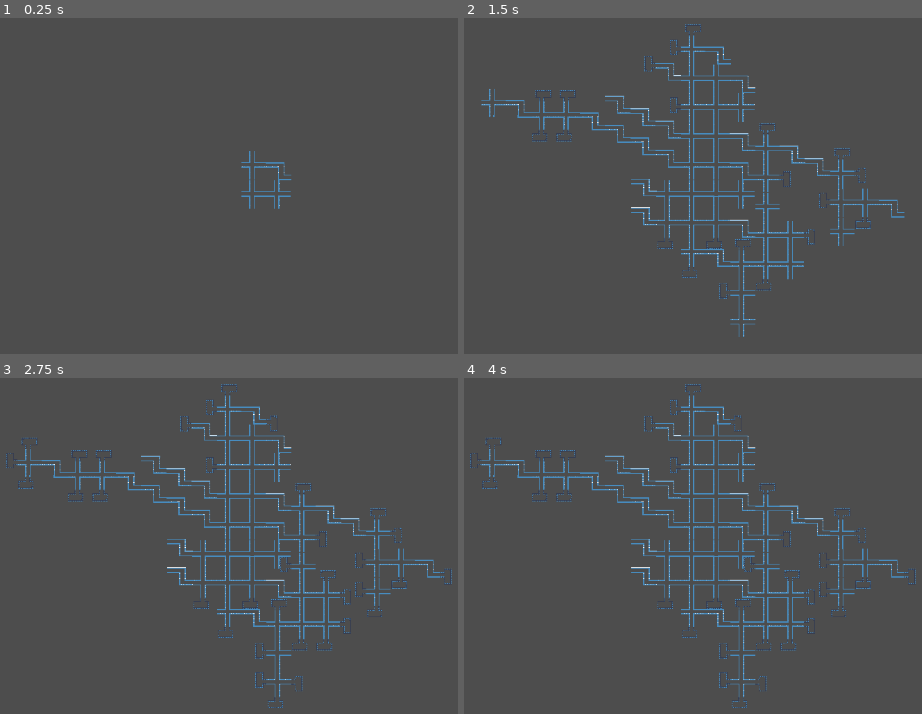
Above: before the commit, frames 1-4 (two rows, left to right).
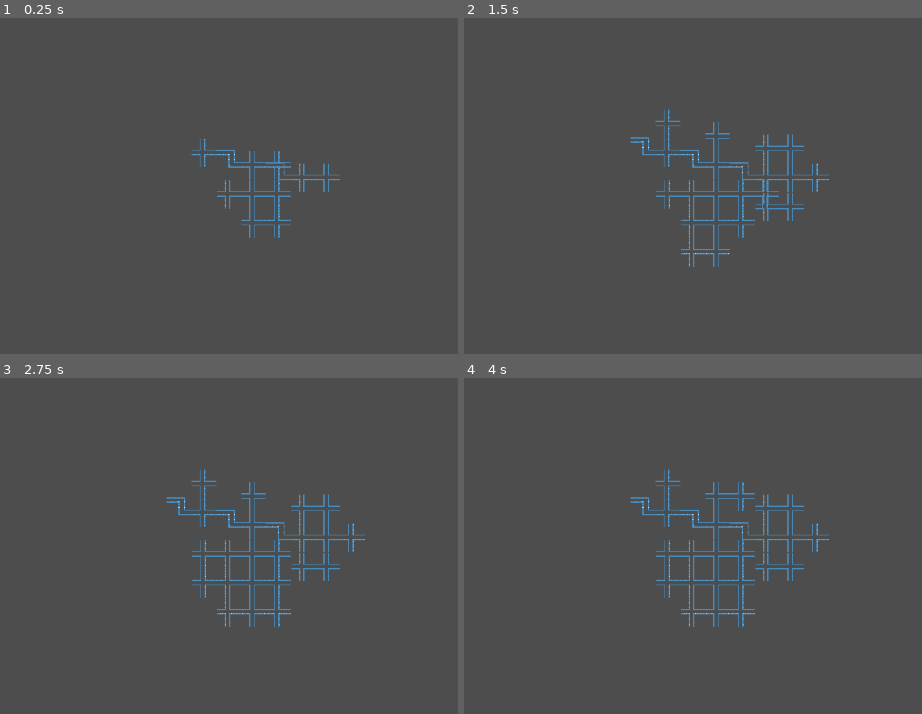
Above: after the commit, the same moments.

Repository: Ediblethumb2/CodZombiesRougelikeCASEPrototypeAssignment
Game: Godot game, scene res://map.tscn
The game is run twice, just before and just after one commit, with the same random seed, the same clock (stepped at 60 frames per second) and the same inputs. This scene is started directly instead of the project's main scene. The engine's default icon, where the game draws it, is replaced by a stand-in: a white triangle on a blue panel in a dark square.
Inputs (mouse positions are in pixels of both pictures, inside the frame that each line leads up to):
- Up to frame 1 (0.25 s): no input
- Up to frame 2 (1.5 s): move the mouse to (894, 172) at 0.52 s; hold A (A) 0.53-1.28 s; click (894, 172) at 0.67 s; tap D (D) at 0.8, 1.35 s; move the mouse to (555, 219) at 1.27 s; click (555, 219) at 1.42 s
- Up to frame 3 (2.75 s): tap S (S) at 1.55 s; tap Enter at 2 s; move the mouse to (334, 455) at 2.02 s; hold S (S) from 2.03 s (still down); click (334, 455) at 2.17 s; tap W (W) at 2.3 s
- Up to frame 4 (4 s): tap Space at 2.75 s; move the mouse to (674, 646) at 2.77 s; release S (S) at 2.78 s; tap W (W) at 2.85 s; click (674, 646) at 2.92 s; tap A (A) at 3.05 s; tap Enter at 3.5 s; move the mouse to (outside the picture) at 3.52 s; hold A (A) from 3.53 s (still down); click (outside the picture) at 3.67 s; tap D (D) at 3.8 s

The runs differ from the first frame. In frame 1, 0.6% of the frame differs, in the area x 41-75%, y 35-66%; in frame 2, 4.1%; in frame 3, 4.3%; in frame 4, 4.3%, in the area x 1-99%, y 1-99%.

Commit message:
Bug fixing
Alot of things have been changed in the procedural dungeon generation code, I have found out a multitude of bugs and performance issues in the code, I have been fixing them and employing new ways to fix them.

Diff:
--- a/cod-zombies/GeneratingHallway.gd
+++ b/cod-zombies/GeneratingHallway.gd
@@ -9,6 +9,7 @@
 var hallways = [hallway3,hallway4]
 var DeadEnds = [Wall,DeadEnd]
 var Successful  = 0
+var genrunning = false
 var opposite := {
 		"ConnR": "ConnL",
 		"ConnL": "ConnR",
@@ -16,10 +17,10 @@
 		"ConnD": "ConnU",
 }
 @onready var _timer = Timer.new()
-
-
-func _spawn_hallway_at_marker(scene: PackedScene, marker: Marker2D, _existing_piece: Node) -> void:
-
+@onready var Timer2 = Timer.new()
+var markerrunning = false
+var Hallwaydupe = hallways.duplicate()
+func _spawn_hallway_at_marker(scene,  marker: Marker2D) -> bool:
 
 	var obj := scene.instantiate() as Node2D
 
@@ -40,12 +41,12 @@
 	}
 
 	if not opposite.has(marker.name):
-		push_error("Marker must be named ConnR/ConnL/fConnU/ConnD"); obj.queue_free(); return
+		push_error("Marker must be named ConnR/ConnL/fConnU/ConnD"); obj.queue_free(); return false
 
 	var new_conn := obj.find_child(opposite[marker.name]) as Node2D
 	if new_conn == null:
 		#FillMap()
-		return
+		return false
 		#push_error("New hallway missing %s" % opposite[marker.name]); obj.queue_free();
 	add_child(obj)
 
@@ -57,8 +58,7 @@
 
 	var T_marker := Transform2D(marker.global_rotation, marker.global_position)
 	var T_conn   := Transform2D(new_conn.rotation, new_conn.position)
-	new_conn.set_meta("Occupied",true)
-	marker.set_meta("Occupied",true)
+
 	var R_180    := Transform2D(PI, Vector2.ZERO)  # make connectors face away (butt-join)
 
 	# 3) Place: obj * new_conn_local = marker * 180°
@@ -71,17 +71,29 @@
 	obj.global_position = obj.global_position.round()
 
 	await get_tree().physics_frame
-	await get_tree().physics_frame
-
-
-	var result = obj.find_child("Sprite2D").find_child("Area2D").get_overlapping_areas()
-
-
-	if result.size() > 0:
+
+
+
+
+
+
+
+
+	if  obj.find_child("Sprite2D").find_child("Area2D").has_overlapping_areas():
+		#new_conn.set_meta("Occupied",false)
+		#if is_instance_valid(marker) and !marker.is_queued_for_deletion():
+			#marker.set_meta("Occupied",false)
 		obj.queue_free()
+		return false
+
+
 	else:
 		Successful +=1
-	_timer.paused = false
+		new_conn.set_meta("Occupied",true)
+		if is_instance_valid(marker):
+			marker.set_meta("Occupied",true)
+		return true
+
 
 
 
@@ -93,24 +105,18 @@
 		get_all_children(child,arr)
 	return arr
 func FillMap():
-	_timer.paused = false
-	if Successful < 50:
-		var Vectors := {
-			"ConnR": Vector2(1000,0),
-			"ConnL": Vector2(-1000,0),
-			"ConnU": Vector2(0,-1000),
-			"ConnD": Vector2(0,1000),
-		}
+
 
 		var canfill = false
 
 		for Hallway in get_children():
+
 
 			if Hallway.get_class() == "Node2D":
 				canfill = true
 
 			else:
-				canfill = false
+				continue
 			if canfill == true:
 
 				var marker =Hallway.find_child("Sprite2D").find_child("Control").get_children().pick_random()
@@ -118,23 +124,28 @@
 				if marker.get_meta("Occupied") == false:
 
 
-					var hallway = hallways.pick_random()
-
-					_spawn_hallway_at_marker(hallway,marker,marker.get_parent())
-
-					for markerr in marker.get_parent().get_children():
-						pass
-	else:
-		print(Successful)
-		var children = get_children()
-		for Hallway in  range(children.size()):
-
-			if is_instance_valid(children[Hallway]) && children[Hallway].get_class() == "Node2D":
-				_timer.stop()
-				var markerrr = children[Hallway].find_child("Sprite2D").find_child("Control").get_children()
-				for mark in markerrr:
-					if mark.get_meta("Occupied") == false:
-						var obj :=DeadEnd.instantiate() as Node2D
+
+					Hallwaydupe = hallways.duplicate()
+
+
+					var scene = Hallwaydupe.pick_random()
+					var placed = await _spawn_hallway_at_marker(scene,marker)
+
+					if placed == false:
+						print(Hallwaydupe)
+						Hallwaydupe.remove_at(Hallwaydupe.find(scene))
+						print(Hallwaydupe)
+
+						#while !Hallwaydupe.is_empty():
+							#scene = Hallwaydupe.pick_random()
+
+							#placed  =  await _spawn_hallway_at_marker(scene,marker)
+							#if placed:
+
+
+					break
+
+
 
 
 
@@ -145,99 +156,84 @@
 
 
 
-	#print(get_all_children(self))
-						var Vectors := {
-							"ConnR": Vector2(1000,0),
-							"ConnL": Vector2(-1000,0),
-							"ConnU": Vector2(0,-1000),
-							"ConnD": Vector2(0,1000),
-						}
-
-
-
-						var new_conn := obj.find_child("ConnU") as Node2D
-						if new_conn == null:
-							#FillMap()
-							return
-							#push_error("New hallway missing %s" % opposite[marker.name]); obj.queue_free();
-						add_child(obj)
-
-
-							#marker.set_meta("Occupied",true)
-
-							#return
-
-						var T_marker := Transform2D(mark.global_rotation, mark.global_position)
-						var T_conn   := Transform2D(new_conn.rotation, new_conn.position)
-						var R_180    := Transform2D(PI, Vector2.ZERO)  # make connectors face away (butt-join)
-
-						# 3) Place: obj * new_conn_local = marker * 180°
-						var T := T_marker * R_180 * T_conn.affine_inverse()
-
-						# 4) Apply pos/rot only (keep scale)
-						obj.find_child("Sprite2D").global_position = T.origin
-						obj.find_child("Sprite2D").global_rotation = T.get_rotation()
-						obj.scale = Vector2.ONE
-						await get_tree().physics_frame
-
-						var result = obj.find_child("Sprite2D").find_child("Area2D").get_overlapping_areas()
-
-
-
-						if result.size() > 0:
-							obj.queue_free()
-							print("HITTTING")
-							var obj2 := Wall.instantiate() as Node2D
-
-
-
-
-
-
-	# 1) Map marker name -> opposite connector on the NEW piece
-
-
-
-
-
-							var new_conn2 := obj2.find_child("ConnU") as Node2D
-							if new_conn2 == null:
-								#FillMap()
-								return
-								#push_error("New hallway missing %s" % opposite[marker.name]); obj.queue_free();
-							add_child(obj2)
-
-
-								#marker.set_meta("Occupied",true)
-
-								#return
-
-							var T_marker2 := Transform2D(mark.global_rotation, mark.global_position)
-							var T_conn2   := Transform2D(new_conn2.rotation, new_conn.position)
-							var R_1802    := Transform2D(PI, Vector2.ZERO)  # make connectors face away (butt-join)
-
-							# 3) Place: obj * new_conn_local = marker * 180°
-							var T2 := T_marker * R_180 * T_conn2.affine_inverse()
-
-							# 4) Apply pos/rot only (keep scale)
-							obj.find_child("Sprite2D").global_position = T.origin
-							obj.find_child("Sprite2D").global_rotation = T.get_rotation()
-							obj.scale = Vector2.ONE
+
+
+
+
 
 
 # Called when the node enters the scene tree for the first time.
+func genloop():
+	if genrunning == true:
+		return
+	genrunning = true
+	await rungeneration()
+	genrunning = false
 func _ready() -> void:
-
+	call_deferred("genloop")
 	_timer.autostart = true
 	_timer.one_shot = false
-	_timer.wait_time = 0.05
+	#_timer.wait_time = get_tree().physics_frame
 	_timer.timeout.connect(Callable(self, "_on_timer_timeout"))
-	add_child(_timer)
-	_timer.start()
+	#add_child(_timer)
+	#_timer.start()
+
+
 func _on_timer_timeout() -> void:
-	FillMap()
+	pass
+
+func rungeneration():
+	while Successful < 50:
+		if markerrunning == false:
+			FillMap()
+			await get_tree().physics_frame
+	var children = get_children()
+	for Hallway in  range(children.size()):
+
+
+		if is_instance_valid(children[Hallway]) && children[Hallway].get_class() == "Node2D":
+
+			var markerrr = children[Hallway].find_child("Sprite2D").find_child("Control").get_children()
+			for mark in markerrr:
+				if mark.get_meta("Occupied") == false:
+					var obj :=DeadEnd.instantiate() as Node2D
+					var new_conn := obj.find_child("ConnU") as Node2D
+					if new_conn == null:
+								#FillMap()
+						return
+								#push_error("New hallway missing %s" % opposite[marker.name]); obj.queue_free();
+						add_child(obj)
+
+
+								#marker.set_meta("Occupied",true)
+
+								#return
+
+					var T_marker := Transform2D(mark.global_rotation, mark.global_position)
+					var T_conn   := Transform2D(new_conn.rotation, new_conn.position)
+					var R_180    := Transform2D(PI, Vector2.ZERO)  # make connectors face away (butt-join)
+
+							# 3) Place: obj * new_conn_local = marker * 180°
+					var T := T_marker * R_180 * T_conn.affine_inverse()
+
+							# 4) Apply pos/rot only (keep scale)
+					obj.find_child("Sprite2D").global_position = T.origin
+					obj.find_child("Sprite2D").global_rotation = T.get_rotation()
+					obj.scale = Vector2.ONE
+					await get_tree().physics_frame
+
+
+
+
+
+
+					if  obj.find_child("Sprite2D").find_child("Area2D").has_overlapping_areas():
+						obj.queue_free()
+						mark.set_meta("Occupied",true)
+						break
 
 
 # Called every frame. 'delta' is the elapsed time since the previous frame.
 func _physics_process(delta: float) -> void:
+	#FillMap()
 	pass
